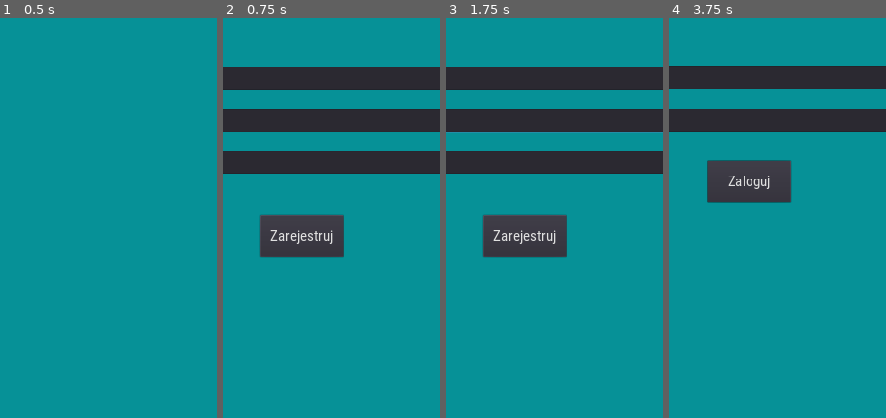
Above: before the commit, frames 1-4 (left to right).
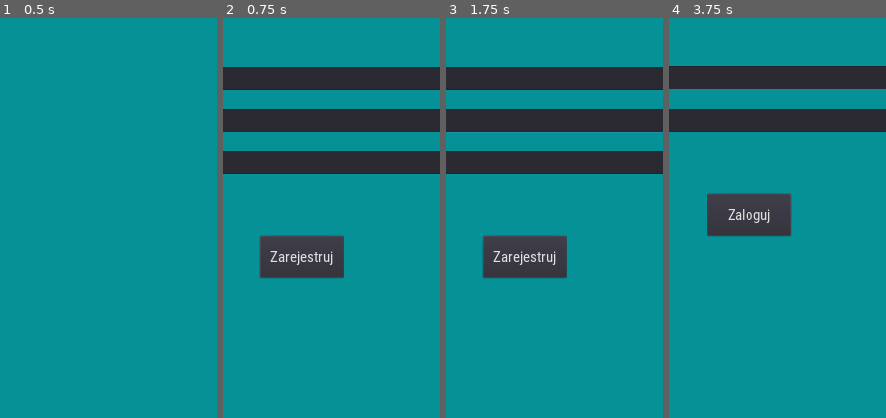
Above: after the commit, the same moments.

Repository: ilona1290/AplikacjaIO
Game: Godot game, scene res://Scenes/main.tscn
Same seed, same stepped clock (60 frames per second), same inputs: the game is played once before the commit and once after it.
Inputs (mouse positions are % of the whole screen's width and height, from its top left):
- Up to frame 1 (0.5 s): no input
- Up to frame 2 (0.75 s): click "Zarejestruj" at 0.5 s
- Up to frame 3 (1.75 s): click (59, 48) at 1.27 s; type "12" at 1.35 s; click (59, 53) at 1.5 s; type "12" at 1.58 s; click (59, 59) at 1.73 s
- Up to frame 4 (3.75 s): type "12" at 1.82 s; click "Zarejestruj" at 2 s; click "Powrót" at 2.75 s; click "Zaloguj" at 3.5 s
The pictures show only the part of the screen within x 31-81%, y 40-90%; the shares and areas given below are measured in that part.

Frame 1 is identical in both runs. In frame 2, 4.4% of the frame differs, in the area x 17-56%, y 49-65%; in frame 3, 4.4%; in frame 4, 6.6%, in the area x 17-57%, y 35-55%.
Error after the commit: Invalid get index 'error' (on base: 'Nil'). (res://Scripts/register.gd:21)

Commit message:
Added conection with Firebase, service for registration and login

Diff:
--- a/Scenes/login.tscn
+++ b/Scenes/login.tscn
@@ -47,9 +47,9 @@
 
 [node name="LoginButton" type="Button" parent="background"]
 margin_left = 450.0
-margin_top = 1120.0
+margin_top = 1200.0
 margin_right = 650.0
-margin_bottom = 1220.0
+margin_bottom = 1300.0
 custom_fonts/font = ExtResource( 1 )
 text = "Zaloguj"
 
@@ -61,4 +61,15 @@
 custom_fonts/font = ExtResource( 1 )
 text = "Powrót"
 
+[node name="Notification" type="RichTextLabel" parent="background"]
+margin_left = 309.0
+margin_top = 1100.0
+margin_right = 1009.0
+margin_bottom = 1180.0
+custom_fonts/normal_font = ExtResource( 1 )
+
+[node name="HTTPRequest" type="HTTPRequest" parent="."]
+
+[connection signal="pressed" from="background/LoginButton" to="." method="_on_LoginButton_pressed"]
 [connection signal="pressed" from="background/BackButton" to="." method="_on_BackButton_pressed"]
+[connection signal="request_completed" from="HTTPRequest" to="." method="_on_HTTPRequest_request_completed"]
--- a/Scenes/register.tscn
+++ b/Scenes/register.tscn
@@ -65,9 +65,9 @@
 
 [node name="RegisterButton" type="Button" parent="background"]
 margin_left = 450.0
-margin_top = 1250.0
+margin_top = 1300.0
 margin_right = 650.0
-margin_bottom = 1350.0
+margin_bottom = 1400.0
 custom_fonts/font = ExtResource( 2 )
 text = "Zarejestruj"
 
@@ -79,4 +79,15 @@
 custom_fonts/font = ExtResource( 2 )
 text = "Powrót"
 
+[node name="Notification" type="RichTextLabel" parent="background"]
+margin_left = 309.0
+margin_top = 1188.0
+margin_right = 1009.0
+margin_bottom = 1279.0
+custom_fonts/normal_font = ExtResource( 2 )
+
+[node name="HTTPRequest" type="HTTPRequest" parent="."]
+
+[connection signal="pressed" from="background/RegisterButton" to="." method="_on_RegisterButton_pressed"]
 [connection signal="pressed" from="background/BackButton" to="." method="_on_BackButton_pressed"]
+[connection signal="request_completed" from="HTTPRequest" to="." method="_on_HTTPRequest_request_completed"]
--- a/Scripts/login.gd
+++ b/Scripts/login.gd
@@ -1,21 +1,33 @@
 extends Control
 
-
-# Declare member variables here. Examples:
-# var a = 2
-# var b = "text"
-
+onready var http : HTTPRequest = $HTTPRequest
+onready var email : LineEdit = $background/EmailInput
+onready var password : LineEdit = $background/PasswordInput
+onready var notification : RichTextLabel = $background/Notification
 
 # Called when the node enters the scene tree for the first time.
 func _ready():
 	pass # Replace with function body.
 
 
-# Called every frame. 'delta' is the elapsed time since the previous frame.
-#func _process(delta):
-#	pass
 
 
 func _on_BackButton_pressed():
 	get_tree().change_scene("res://Scenes/main.tscn")
-	pass # Replace with function body.
+
+
+func _on_LoginButton_pressed():
+	if email.text.empty() or password.text.empty():
+		notification.text = "Nieprawidłowy e-mail lub hasło"
+		return
+	Firebase.login(email.text, password.text, http)
+
+
+func _on_HTTPRequest_request_completed(result: int, response_code: int, headers: PoolStringArray, body: PoolByteArray):
+	var response_body := JSON.parse(body.get_string_from_ascii())
+	if response_code != 200:
+		notification.text = response_body.result.error.message.capitalize()
+	else:
+		notification.text = "Logowanie przebiegło prawidłowo!"
+		yield(get_tree().create_timer(2.0), "timeout")
+		get_tree().change_scene("res://Scenes/main.tscn")
--- a/Scripts/register.gd
+++ b/Scripts/register.gd
@@ -1,11 +1,36 @@
 extends Control
 
+onready var http : HTTPRequest = $HTTPRequest
+onready var email : LineEdit = $background/EmailInput
+onready var password : LineEdit = $background/PasswordInput
+onready var confirm : LineEdit = $background/ConfirmPasswordInput
+onready var notification : RichTextLabel = $background/Notification
 
 func _ready():
-	print("Register scene")
 	pass
 
 
 func _on_BackButton_pressed():
 	get_tree().change_scene("res://Scenes/main.tscn")
 	pass # Replace with function body.
+
+
+func _on_HTTPRequest_request_completed(result: int, response_code: int, headers: PoolStringArray, body: PoolByteArray) -> void:
+	var response_body := JSON.parse(body.get_string_from_ascii())
+	if response_code != 200:
+		notification.text = response_body.result.error.message.capitalize()
+	else:
+		notification.text = "Rejestracja przebiegła prawidłowo!"
+		yield(get_tree().create_timer(2.0), "timeout")
+		get_tree().change_scene("res://Scenes/login.tscn")
+
+
+
+func _on_RegisterButton_pressed() -> void:
+	if password.text != confirm.text:
+		notification.text = "Hasła nie są identyczne"
+		return
+	elif email.text.empty() or password.text.empty():
+		notification.text = "Nieprawidłowy e-mail lub hasło"
+		return
+	Firebase.register(email.text, password.text, http)
--- /dev/null
+++ b/Static/Firebase.gd
@@ -0,0 +1,32 @@
+extends Node
+
+const API_KEY := "AIzaSyAa4UoxAWIu6aYYwgBLYalZuPvC3jsLCVI"
+
+const REGISTER_URL := "https://identitytoolkit.googleapis.com/v1/accounts:signUp?key=%s" % API_KEY
+const LOGIN_URL := "https://identitytoolkit.googleapis.com/v1/accounts:signInWithPassword?key=%s" % API_KEY
+
+var current_token := ""
+
+func _get_token_id_from_result(result: Array) -> String:
+	var result_body := JSON.parse(result[3].get_string_from_ascii()).result as Dictionary
+	return result_body.idToken
+
+func register(email: String, password: String, http: HTTPRequest) -> void:
+	var body := {
+		"email": email,
+		"password": password,
+	}
+	http.request(REGISTER_URL, [], false, HTTPClient.METHOD_POST, to_json(body))
+	var result := yield(http, "request_completed") as Array
+	if result[1] == 200:
+		current_token = _get_token_id_from_result(result)
+
+func login(email: String, password: String, http: HTTPRequest) -> void:
+	var body := {
+		"email": email,
+		"password": password,
+	}
+	http.request(LOGIN_URL, [], false, HTTPClient.METHOD_POST, to_json(body))
+	var result := yield(http, "request_completed") as Array
+	if result[1] == 200:
+		current_token = _get_token_id_from_result(result)
--- a/project.godot
+++ b/project.godot
@@ -13,6 +13,10 @@
 config/name="Aplikacja_IO"
 run/main_scene="res://Scenes/main.tscn"
 config/icon="res://icon.png"
+
+[autoload]
+
+Firebase="*res://Static/Firebase.gd"
 
 [display]
 
